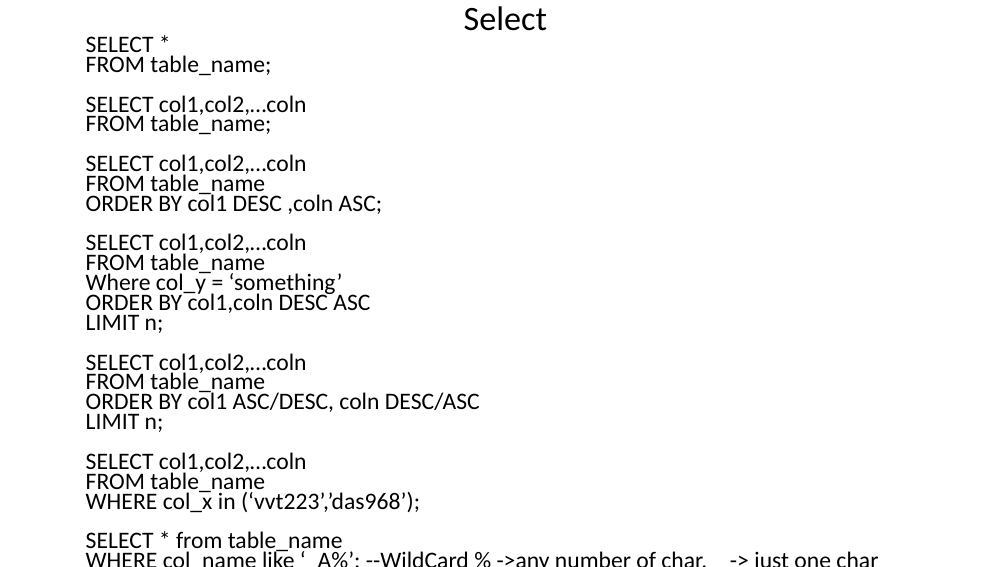
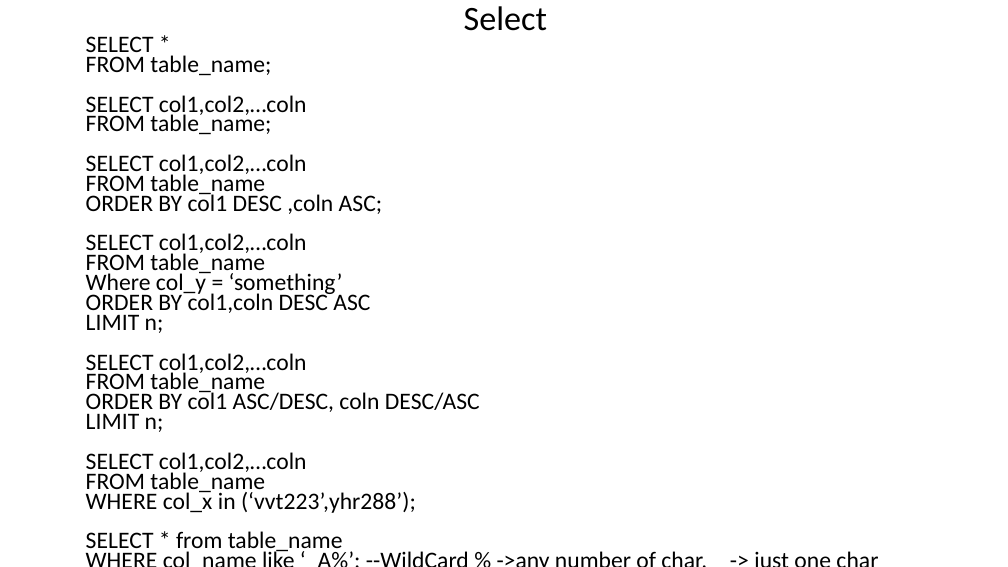
Before and after one commit to vvthakral/data-science-bootcamp, a slide deck: slide 16 of week-2-sql/sql.pptx. Drawn at 1008x567 pixels with LibreOffice and Linux fonts; fonts in the diff are those of the drawing. Boxes give left, top, right and bottom in pixels: in the first picture for what was removed or moved away, otherwise in the second. Text is boxed around its words. In the diff, an @@ line names an element or a change of style, - is before the commit and + after.

```diff
--- a/week-2-sql/sql.pptx
+++ b/week-2-sql/sql.pptx
@@ text at (86, 490, 416, 513): text changed @@
-WHERE col_x in (‘vvt223’,’das968’);
+WHERE col_x in (‘vvt223’,yhr288’);
```
Also in this commit, not shown: 10 other slides changed, 1 slide removed.
